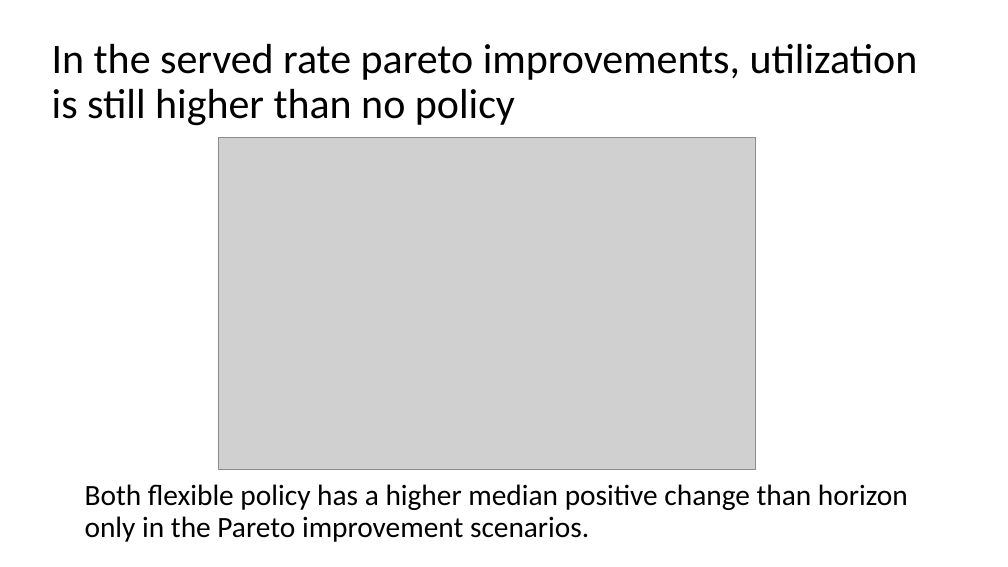
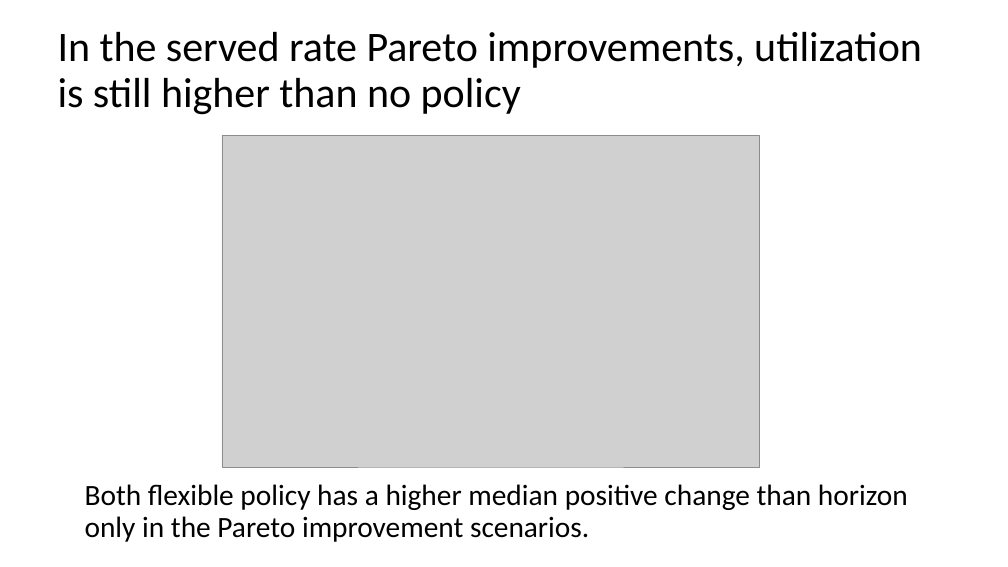
Before and after one commit to YcartXin/CUIMC-Appointment-Simulation, a slide deck: slide 27 of presentation/FCFS Presentation.pptx (slide 28 before the commit). Drawn at 1008x567 pixels with LibreOffice and Linux fonts; fonts in the diff are those of the drawing; grey boxes stand for pictures. Boxes give left, top, right and bottom in pixels: in the first picture for what was removed or moved away, otherwise in the second. Text is boxed around its words. In the diff, an @@ line names an element or a change of style, - is before the commit and + after.

```diff
--- a/presentation/FCFS Presentation.pptx
+++ b/presentation/FCFS Presentation.pptx
@@ title at (x1=58, y1=32, x2=922, y2=115): text changed @@
-In the served rate pareto improvements, utilization is still higher than no policy
+In the served rate Pareto improvements, utilization is still higher than no policy
@@ picture moved from (x1=218, y1=138, x2=755, y2=470) to (x1=222, y1=135, x2=760, y2=467) @@
```
Also in this commit, not shown: 3 other slides changed, 4 slides added, 2 slides removed, 17 other files.
